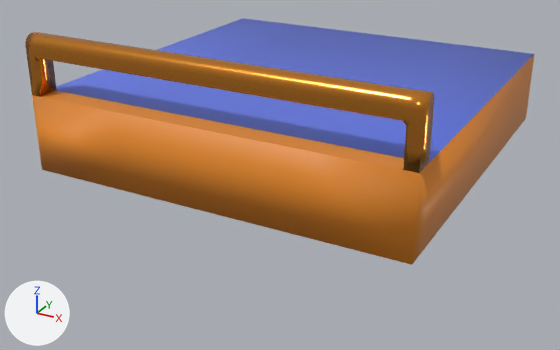
What one commit did to the glTF model resources/models/tiles/incubator_lab/railing_floor_0.glb.
Before and after are seen from a 50 mm lens placed at (1.84, -3.63, 2.18), pointed at (-0.05, -0.19, 0.46). The axes (+X, +Y, +Z) are drawn at lower left. The lights are the same throughout. Vertices at the same position are counted once.

Before the edit, the objects in view are built like this:
```python
me_cube = bpy.data.meshes.new('Cube')
me_cube.from_pydata(...)  # 154 vertices, 308 faces; spans x -1.0..1.0, y -1.0..1.0, z 0.6..1.3
# faces by material slot: [76, 224, 8]
me_cube.materials.append(mat_material)  # orange #e78a25
me_cube.materials.append(mat_wall_metal_textures)  # orange #e7963c
me_cube.materials.append(mat_material_001)  # blue #6177e7
ob_cube = bpy.data.objects.new('Cube', me_cube)
ob_cube.location = (0.0, 0.0, 0.0)
```
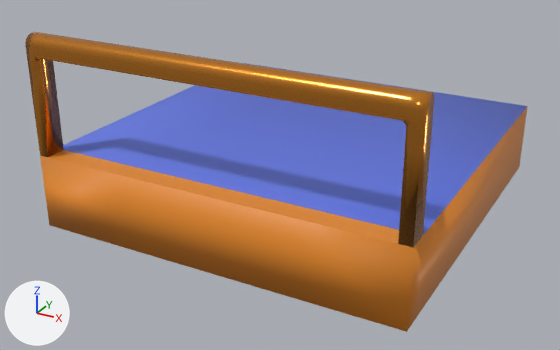
The newer file is also turned or shifted as a whole; pictures and numbers use the older file's frame.

Boxes (x1, y1, x2, y2) around the edits, measured in the pictures (560 x 350 px; the box of a moved part takes in the faces that stretch with it):
'Cube', reshaped (21% taller): before (25, 18, 535, 265); after (25, 32, 528, 332)
part 1 of me_cube, moved or reshaped: before (31, 18, 535, 265); after (31, 63, 528, 332)

The change, as a list of edits to the scene's bpy script:
```text
Change me_cube:
    where me_cube.from_pydata(...)  # 154 vertices, 308 faces; spans x -1.0..1.0, y -1.0..1.0, z 0.6..1.3
    used by ob_cube; location = (0.0, 0.0, 0.0)
    me_cube part 1: all 34 vertices in x -1.0..1.0, y -1.0..1.0, z 0.6..1.0 are moved by (0.0, 0.0, -0.32)
```
